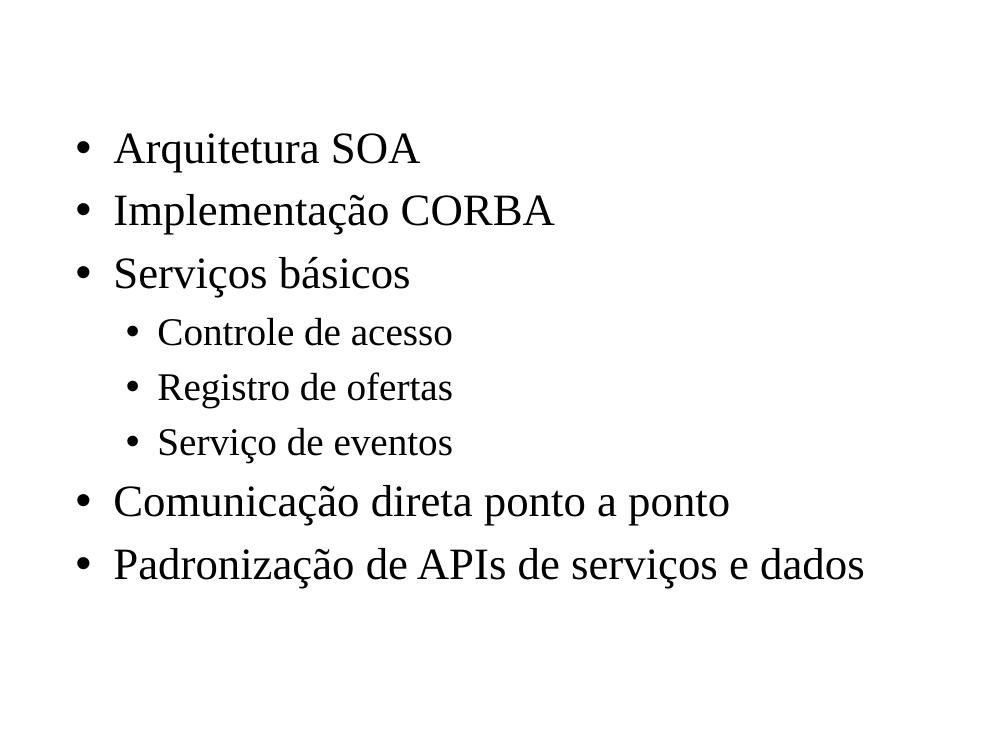
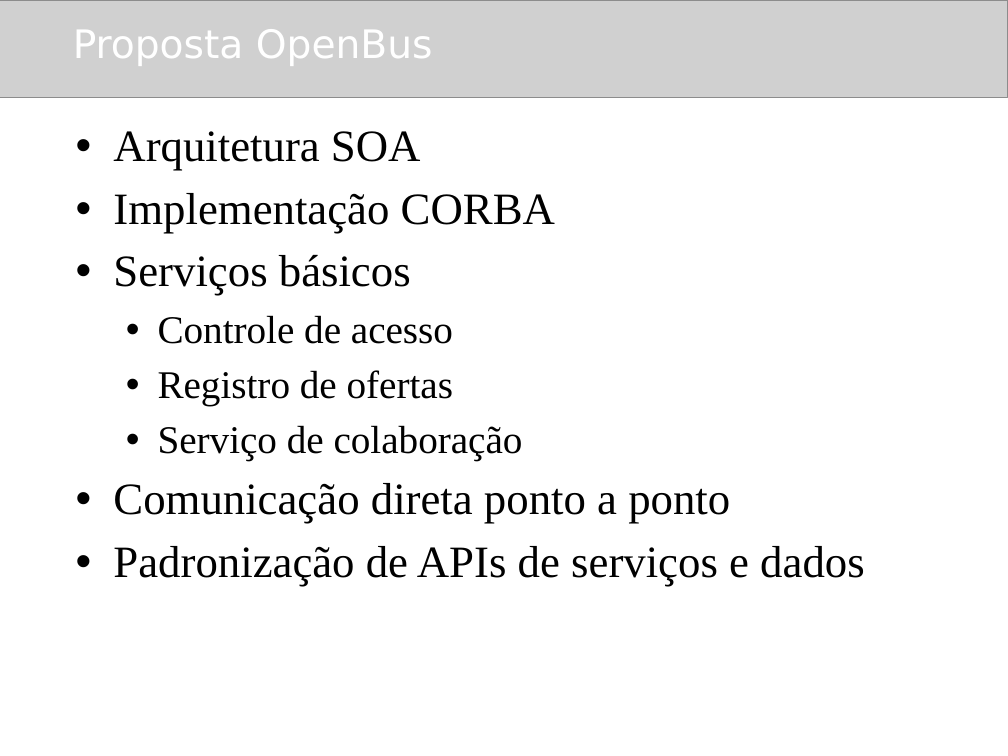
Before and after one commit to amadeubarbosa/openbus-core, a slide deck: slide 7 of docs/cursos/developer/2.OpenBus.ppt. Drawn at 1008x756 pixels with LibreOffice and Linux fonts; fonts in the diff are those of the drawing; grey boxes stand for pictures; background and template pictures are left out. Boxes give left, top, right and bottom in pixels: in the first picture for what was removed or moved away, otherwise in the second. Text is boxed around its words. In the diff, an @@ line names an element or a change of style, - is before the commit and + after.

```diff
--- a/docs/cursos/developer/2.OpenBus.ppt
+++ b/docs/cursos/developer/2.OpenBus.ppt
@@ picture added at [0,0,1008,98] @@
@@ title "Proposta OpenBus" at [73,29,433,66]: bold off @@
@@ text at [158,425,523,460]: text changed @@
-  • Serviço de eventos
+  • Serviço de colaboração
```
Also in this commit, not shown: 18 other slides changed, 1 slide added, 1 slide removed, 1 other file.
